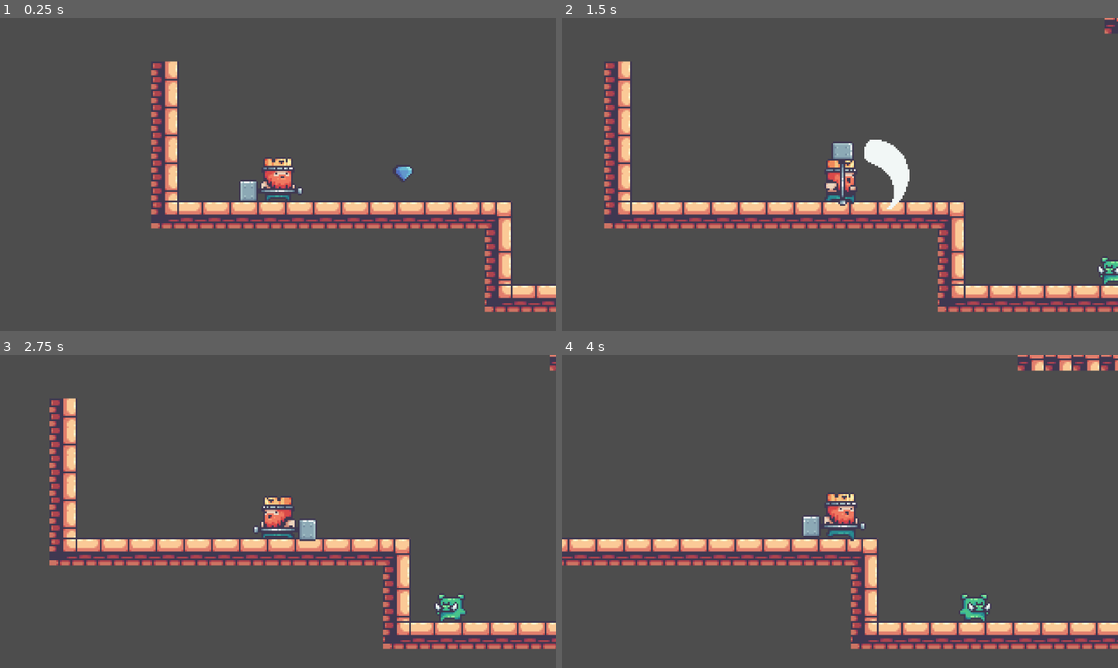
Above: before the commit, frames 1-4 (two rows, left to right).
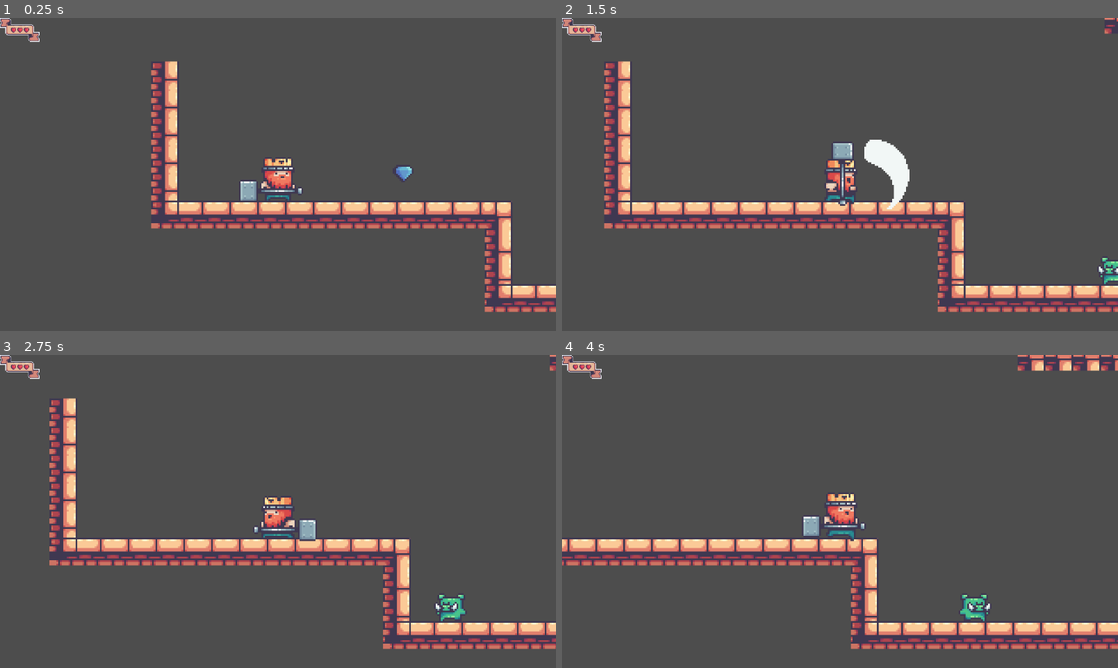
Above: after the commit, the same moments.

Repository: samuelurbinaflor/pmv-godot-learning-game
Game: Godot game, scene res://scenes/game.tscn
Two runs of this game, one before a commit and one after it. Both use one fixed random seed, a clock stepped at 60 frames per second and the inputs below.
Inputs:
- Up to frame 1 (0.25 s): no input
- Up to frame 2 (1.5 s): tap Enter (attack) at 0.5, 0.6, 1.35 s; hold D (m_right) from 0.53 s (still down); tap W (jump) at 0.77 s
- Up to frame 3 (2.75 s): tap W (jump) at 1.52 s; release D (m_right) at 2.03 s; hold A (m_left) from 2.03 s (still down); tap Enter (attack) at 2.1 s
- Up to frame 4 (4 s): release A (m_left) at 2.78 s; hold D (m_right) from 2.78 s (still down); tap Enter (attack) at 2.85, 3.6 s; tap W (jump) at 3.02, 3.77 s

The runs differ from the first frame. In frame 1, 0.2% of the frame differs, in the area x 0-8%, y 0-8%; in frame 2, 0.2%; in frame 3, 0.2%; in frame 4, 0.2%.

Commit message:
hud_heart_hit

Diff:
--- /dev/null
+++ b/HUD.gd
@@ -0,0 +1,27 @@
+extends Control
+
+const MAX_HEALTH := 3
+@onready var hearts := $HeartsContainer.get_children()
+
+func update_hearts(current_health: int):
+	for i in range(MAX_HEALTH):
+		var heart = hearts[i]
+		if i < current_health:
+			heart.visible = true
+			heart.play("idle")
+		else:
+			if heart.visible:
+				heart.play("hit")
+				await heart.animation_finished
+				heart.visible = false
+
+
+
+# Called when the node enters the scene tree for the first time.
+func _ready() -> void:
+	pass # Replace with function body.
+
+
+# Called every frame. 'delta' is the elapsed time since the previous frame.
+func _process(delta: float) -> void:
+	pass
--- a/scenes/game.tscn
+++ b/scenes/game.tscn
@@ -8,6 +8,7 @@
 [ext_resource type="PackedScene" uid="uid://becg778vwfjx6" path="res://scenes/platform_owt_small.tscn" id="7_0tnpc"]
 [ext_resource type="PackedScene" uid="uid://bs8jw2wy1bnbc" path="res://scenes/pig.tscn" id="7_gee14"]
 [ext_resource type="PackedScene" uid="uid://dluurk0fnfm6y" path="res://scenes/killzone.tscn" id="7_u5sy4"]
+[ext_resource type="PackedScene" uid="uid://b2mp1kntmwqqm" path="res://scenes/hud.tscn" id="9_0tnpc"]
 
 [sub_resource type="TileSetAtlasSource" id="TileSetAtlasSource_lbhrr"]
 texture = ExtResource("1_lnu2h")
@@ -691,3 +692,7 @@
 
 [node name="platform_owt_small2" parent="Platforms" instance=ExtResource("7_0tnpc")]
 position = Vector2(320, -66)
+
+[node name="CanvasLayer" type="CanvasLayer" parent="."]
+
+[node name="HUD" parent="CanvasLayer" instance=ExtResource("9_0tnpc")]
--- /dev/null
+++ b/scenes/hud.tscn
@@ -0,0 +1,144 @@
+[gd_scene load_steps=18 format=3 uid="uid://b2mp1kntmwqqm"]
+
+[ext_resource type="Script" uid="uid://ceyc75n5320xw" path="res://HUD.gd" id="1_5ysmq"]
+[ext_resource type="Texture2D" uid="uid://bfxu5olelv4t6" path="res://assets/objects/Live and Coins/Live Bar.png" id="2_6fi6k"]
+[ext_resource type="Texture2D" uid="uid://ddhn02g1qdjtd" path="res://assets/objects/Live and Coins/Heart.png" id="3_uo2fv"]
+[ext_resource type="Texture2D" uid="uid://cwq4hvkp6k1gt" path="res://assets/objects/Live and Coins/Big Heart Hit (18x14).png" id="4_uo2fv"]
+[ext_resource type="Texture2D" uid="uid://vmramf4r7cxm" path="res://assets/objects/Live and Coins/Big Heart Idle (18x14).png" id="5_047uy"]
+
+[sub_resource type="AtlasTexture" id="AtlasTexture_5pdws"]
+atlas = ExtResource("4_uo2fv")
+region = Rect2(0, 0, 14, 14)
+
+[sub_resource type="AtlasTexture" id="AtlasTexture_hd3ao"]
+atlas = ExtResource("4_uo2fv")
+region = Rect2(14, 0, 14, 14)
+
+[sub_resource type="AtlasTexture" id="AtlasTexture_0i1j5"]
+atlas = ExtResource("3_uo2fv")
+region = Rect2(0, 0, 14, 13)
+
+[sub_resource type="AtlasTexture" id="AtlasTexture_mphia"]
+atlas = ExtResource("5_047uy")
+region = Rect2(0, 0, 14, 14)
+
+[sub_resource type="AtlasTexture" id="AtlasTexture_0m4u7"]
+atlas = ExtResource("5_047uy")
+region = Rect2(14, 0, 14, 14)
+
+[sub_resource type="AtlasTexture" id="AtlasTexture_apjy4"]
+atlas = ExtResource("5_047uy")
+region = Rect2(28, 0, 14, 14)
+
+[sub_resource type="AtlasTexture" id="AtlasTexture_5n1hp"]
+atlas = ExtResource("5_047uy")
+region = Rect2(42, 0, 14, 14)
+
+[sub_resource type="AtlasTexture" id="AtlasTexture_eld54"]
+atlas = ExtResource("5_047uy")
+region = Rect2(56, 0, 14, 14)
+
+[sub_resource type="AtlasTexture" id="AtlasTexture_3swnk"]
+atlas = ExtResource("5_047uy")
+region = Rect2(70, 0, 14, 14)
+
+[sub_resource type="AtlasTexture" id="AtlasTexture_qkknv"]
+atlas = ExtResource("5_047uy")
+region = Rect2(84, 0, 14, 14)
+
+[sub_resource type="AtlasTexture" id="AtlasTexture_uxdf7"]
+atlas = ExtResource("5_047uy")
+region = Rect2(98, 0, 14, 14)
+
+[sub_resource type="SpriteFrames" id="SpriteFrames_5357l"]
+animations = [{
+"frames": [{
+"duration": 1.0,
+"texture": SubResource("AtlasTexture_5pdws")
+}, {
+"duration": 1.0,
+"texture": SubResource("AtlasTexture_hd3ao")
+}],
+"loop": false,
+"name": &"hit",
+"speed": 5.0
+}, {
+"frames": [{
+"duration": 1.0,
+"texture": SubResource("AtlasTexture_0i1j5")
+}],
+"loop": true,
+"name": &"idle",
+"speed": 5.0
+}, {
+"frames": [{
+"duration": 1.0,
+"texture": SubResource("AtlasTexture_mphia")
+}, {
+"duration": 1.0,
+"texture": SubResource("AtlasTexture_0m4u7")
+}, {
+"duration": 1.0,
+"texture": SubResource("AtlasTexture_apjy4")
+}, {
+"duration": 1.0,
+"texture": SubResource("AtlasTexture_5n1hp")
+}, {
+"duration": 1.0,
+"texture": SubResource("AtlasTexture_eld54")
+}, {
+"duration": 1.0,
+"texture": SubResource("AtlasTexture_3swnk")
+}, {
+"duration": 1.0,
+"texture": SubResource("AtlasTexture_qkknv")
+}, {
+"duration": 1.0,
+"texture": SubResource("AtlasTexture_uxdf7")
+}],
+"loop": true,
+"name": &"up",
+"speed": 5.0
+}]
+
+[node name="HUD" type="Control"]
+layout_mode = 3
+anchors_preset = 15
+anchor_right = 1.0
+anchor_bottom = 1.0
+grow_horizontal = 2
+grow_vertical = 2
+script = ExtResource("1_5ysmq")
+
+[node name="LiveBar" type="TextureRect" parent="."]
+layout_mode = 0
+offset_right = 90.75
+offset_bottom = 55.0
+texture = ExtResource("2_6fi6k")
+
+[node name="HeartsContainer" type="HBoxContainer" parent="."]
+layout_mode = 0
+offset_right = 91.666664
+offset_bottom = 55.0
+alignment = 1
+
+[node name="Heart1" type="AnimatedSprite2D" parent="HeartsContainer"]
+position = Vector2(31, 28)
+scale = Vector2(1.0714285, 1.0384616)
+sprite_frames = SubResource("SpriteFrames_5357l")
+animation = &"idle"
+autoplay = "idle"
+
+[node name="Heart2" type="AnimatedSprite2D" parent="HeartsContainer"]
+position = Vector2(46, 28)
+scale = Vector2(1.0714285, 1.0384616)
+sprite_frames = SubResource("SpriteFrames_5357l")
+animation = &"idle"
+autoplay = "idle"
+
+[node name="Heart3" type="AnimatedSprite2D" parent="HeartsContainer"]
+position = Vector2(61, 28)
+scale = Vector2(1.0714285, 1.0384616)
+sprite_frames = SubResource("SpriteFrames_5357l")
+animation = &"idle"
+autoplay = "idle"
--- a/scripts/player.gd
+++ b/scripts/player.gd
@@ -22,6 +22,8 @@
 @onready var attack_hitbox: Area2D = $attack_hitbox
 @onready var game: Node2D = $".."
 @onready var diamond_hitbox: Area2D = $diamond_hitbox
+@onready var hud = get_parent().get_node("CanvasLayer/HUD")
+
 
 func _ready():
 	attack_hitbox.monitoring = false
@@ -119,6 +121,7 @@
 
 	else:
 		current_health -= amount
+		hud.update_hearts(current_health)
 		can_take_damage = false
 
 
Not shown, added: HUD.gd.uid
Binary file changed: assets/objects/Live and Coins/Big Heart Hit (18x14).png
Binary file changed: assets/objects/Live and Coins/Big Heart Idle (18x14).png
Binary file added: assets/objects/Live and Coins/Heart.png
Not shown, added: assets/objects/Live and Coins/Heart.png.import
Not shown: 1 places in scenes/game.tscn that only renumber resources
Not shown, added: scenes/hud.tscn2854491424.tmp
